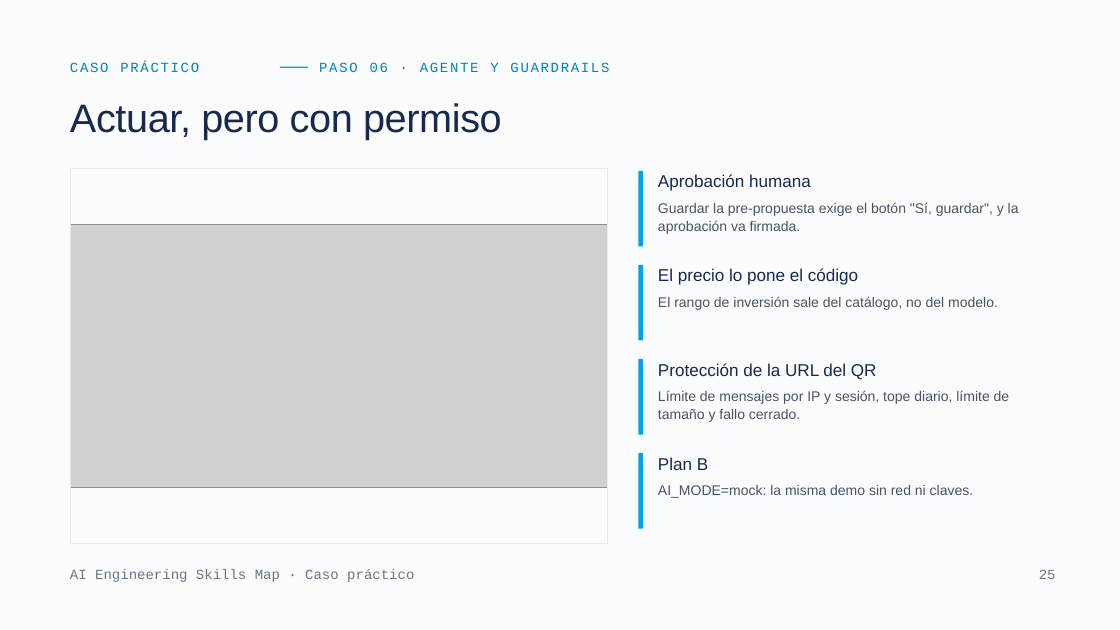
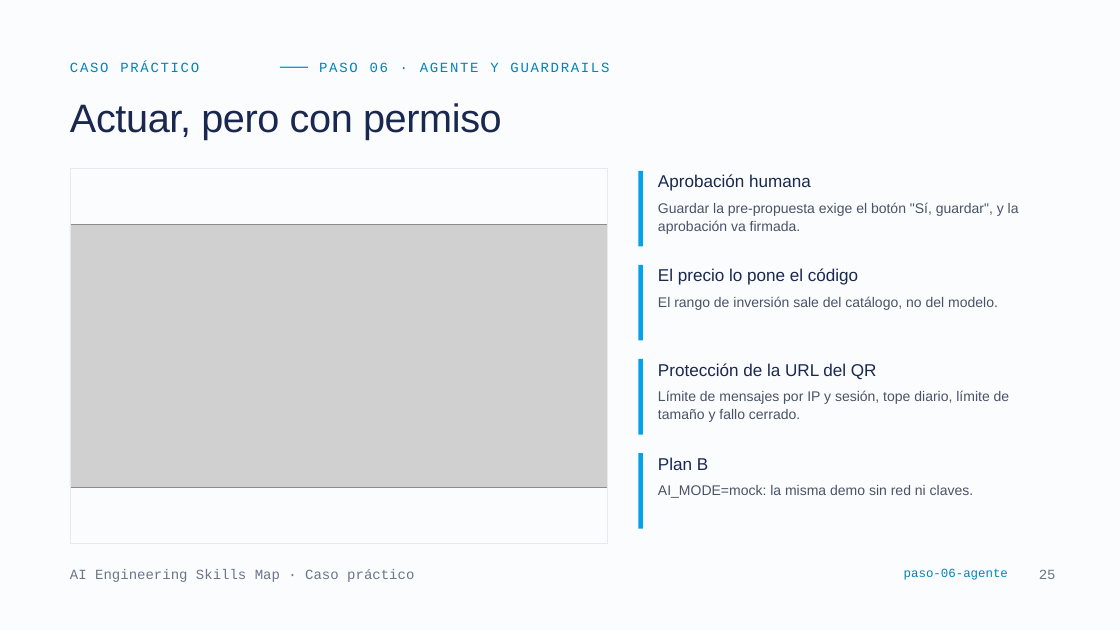
Before and after one commit to FutureTales/ai-engineering-demo, a slide deck: slide 25 of presentacion/AI_Engineering_Skills_Caso_Practico.pptx. Drawn at 1120x630 pixels with LibreOffice and Linux fonts; fonts in the diff are those of the drawing; grey boxes stand for pictures. Boxes give left, top, right and bottom in pixels: in the first picture for what was removed or moved away, otherwise in the second. Text is boxed around its words. In the diff, an @@ line names an element or a change of style, - is before the commit and + after.

```diff
--- a/presentacion/AI_Engineering_Skills_Caso_Practico.pptx
+++ b/presentacion/AI_Engineering_Skills_Caso_Practico.pptx
@@ text added at (904,568,1008,580), 16 pt, text #0283BA @@
+paso-06-agente
```
Also in this commit, not shown: 8 other slides changed, 17 other files.
